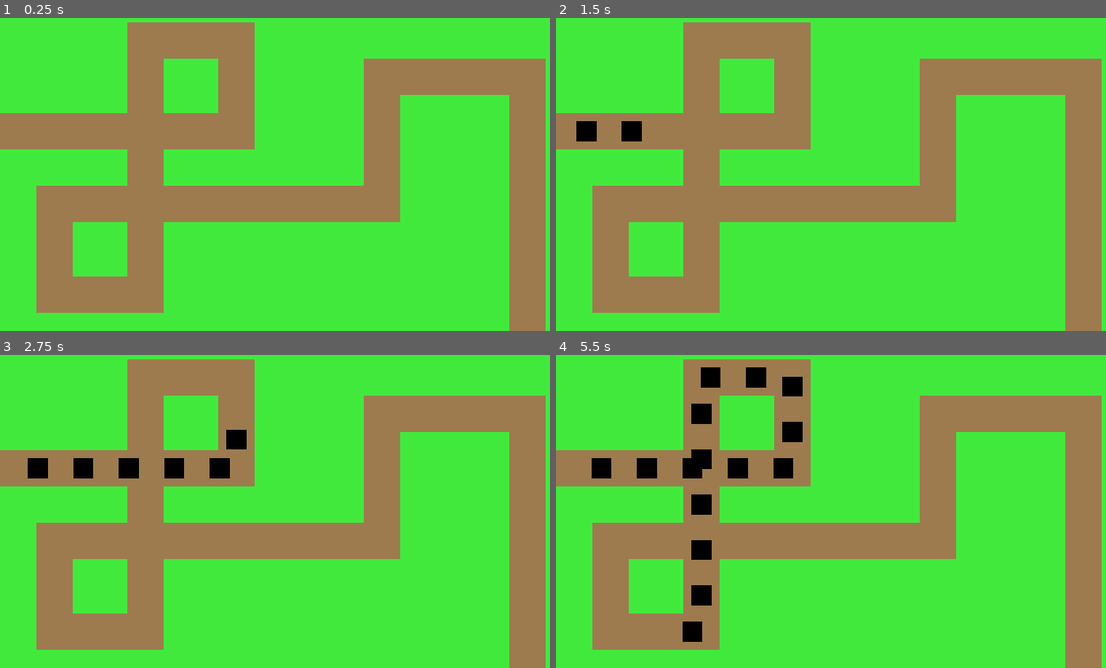
Above: before the commit, frames 1-4 (two rows, left to right).
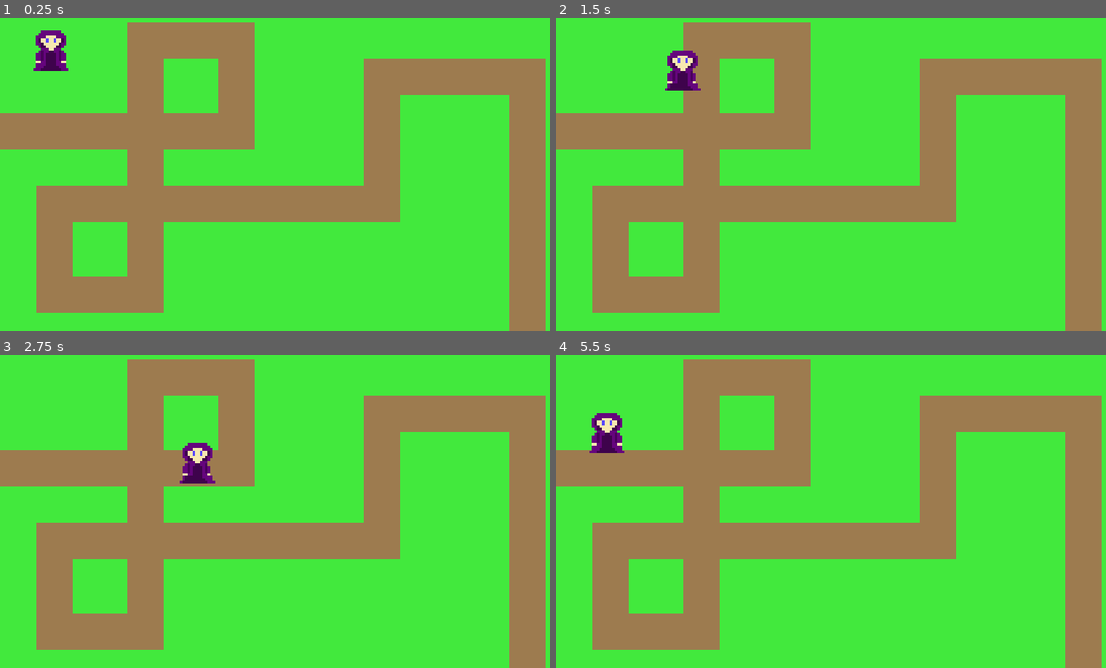
Above: after the commit, the same moments.

Repository: guilhermepereira2917/2dtd
Game: Godot game, scene res://main.tscn
Two runs of this game, one before a commit and one after it. Both use one fixed random seed, a clock stepped at 60 frames per second and the inputs below.
Inputs:
- Up to frame 1 (0.25 s): no input
- Up to frame 2 (1.5 s): tap Enter at 0.5 s; hold D (move_right, bound only after the commit) 0.53-1.28 s; hold S (move_down, bound only after the commit) from 1.28 s (still down)
- Up to frame 3 (2.75 s): release S (move_down, bound only after the commit) at 2.03 s; hold D (move_right, bound only after the commit) from 2.03 s (still down)
- Up to frame 4 (5.5 s): release D (move_right, bound only after the commit) at 2.78 s; hold W (move_up, bound only after the commit) 2.78-3.53 s; hold A (move_left, bound only after the commit) 3.53-5.03 s; hold S (move_down, bound only after the commit) from 5.03 s (still down)

The runs differ from the first frame. In frame 1, 0.7% of the frame differs, in the area x 6-13%, y 3-17%; in frame 2, 1.1%; in frame 3, 2.0%; in frame 4, 4.1%, in the area x 6-45%, y 3-92%.

Commit message:
:sparkles: added player

Diff:
--- a/level.tscn
+++ b/level.tscn
@@ -2,8 +2,8 @@
 
 [ext_resource type="Texture2D" uid="uid://cwponenghr6st" path="res://art/maps/map1.png" id="1_rploh"]
 [ext_resource type="Script" path="res://level.gd" id="1_xnf1o"]
-[ext_resource type="PackedScene" uid="uid://bmw8wa3omkqkp" path="res://scenes/enemy.tscn" id="2_db6oi"]
-[ext_resource type="PackedScene" uid="uid://cd1kongjd0sph" path="res://scenes/enemy_spawner.tscn" id="3_ektpu"]
+[ext_resource type="PackedScene" path="res://scenes/enemy_spawner.tscn" id="2_db6oi"]
+[ext_resource type="PackedScene" path="res://scenes/enemy_spawner.tscn" id="3_ektpu"]
 
 [sub_resource type="Curve2D" id="Curve2D_ctjji"]
 _data = {
--- a/main.tscn
+++ b/main.tscn
@@ -1,7 +1,11 @@
-[gd_scene load_steps=2 format=3 uid="uid://bl5qj2wpkpox0"]
+[gd_scene load_steps=3 format=3 uid="uid://bl5qj2wpkpox0"]
 
 [ext_resource type="PackedScene" uid="uid://gysi5yu801qs" path="res://level.tscn" id="1_yviu7"]
+[ext_resource type="PackedScene" uid="uid://yop6rl6m3moe" path="res://scenes/player.tscn" id="2_vjd4y"]
 
 [node name="Main" type="Node"]
 
 [node name="Level" parent="." instance=ExtResource("1_yviu7")]
+
+[node name="Player" parent="." instance=ExtResource("2_vjd4y")]
+position = Vector2(101, 92)
--- a/project.godot
+++ b/project.godot
@@ -18,3 +18,26 @@
 [display]
 
 window/stretch/mode="canvas_items"
+
+[input]
+
+move_up={
+"deadzone": 0.5,
+"events": [Object(InputEventKey,"resource_local_to_scene":false,"resource_name":"","device":-1,"window_id":0,"alt_pressed":false,"shift_pressed":false,"ctrl_pressed":false,"meta_pressed":false,"pressed":false,"keycode":0,"physical_keycode":87,"key_label":0,"unicode":119,"echo":false,"script":null)
+]
+}
+move_right={
+"deadzone": 0.5,
+"events": [Object(InputEventKey,"resource_local_to_scene":false,"resource_name":"","device":-1,"window_id":0,"alt_pressed":false,"shift_pressed":false,"ctrl_pressed":false,"meta_pressed":false,"pressed":false,"keycode":0,"physical_keycode":68,"key_label":0,"unicode":100,"echo":false,"script":null)
+]
+}
+move_down={
+"deadzone": 0.5,
+"events": [Object(InputEventKey,"resource_local_to_scene":false,"resource_name":"","device":-1,"window_id":0,"alt_pressed":false,"shift_pressed":false,"ctrl_pressed":false,"meta_pressed":false,"pressed":false,"keycode":0,"physical_keycode":83,"key_label":0,"unicode":115,"echo":false,"script":null)
+]
+}
+move_left={
+"deadzone": 0.5,
+"events": [Object(InputEventKey,"resource_local_to_scene":false,"resource_name":"","device":-1,"window_id":0,"alt_pressed":false,"shift_pressed":false,"ctrl_pressed":false,"meta_pressed":false,"pressed":false,"keycode":0,"physical_keycode":65,"key_label":0,"unicode":97,"echo":false,"script":null)
+]
+}
--- /dev/null
+++ b/scenes/player.gd
@@ -0,0 +1,23 @@
+extends Node2D
+
+func _ready() -> void:
+	pass
+
+func _process(delta: float) -> void:
+	var direction = Vector2.ZERO
+
+	if Input.is_action_pressed("move_down"):
+		direction.y += 1
+	if Input.is_action_pressed("move_right"):
+		direction.x += 1
+	if Input.is_action_pressed("move_up"):
+		direction.y -= 1
+	if Input.is_action_pressed("move_left"):
+		direction.x -= 1
+
+	if direction == Vector2.ZERO:
+		$AnimatedPlayerSprite.pause()
+	else:
+		$AnimatedPlayerSprite.play()
+
+	position += direction.normalized() * delta * 200
--- /dev/null
+++ b/scenes/player.tscn
@@ -0,0 +1,31 @@
+[gd_scene load_steps=6 format=3 uid="uid://yop6rl6m3moe"]
+
+[ext_resource type="Script" path="res://scenes/player.gd" id="1_1k3x8"]
+[ext_resource type="Texture2D" uid="uid://c0m3dspcfy1i" path="res://art/sprites/player/player_sprite_2.png" id="2_ksfrp"]
+[ext_resource type="Texture2D" uid="uid://ihvb3kqx27h5" path="res://art/sprites/player/player_sprite_1.png" id="3_i3a8f"]
+[ext_resource type="Texture2D" uid="uid://by1nf3npkic6l" path="res://art/sprites/player/player_sprite_3.png" id="4_vtmon"]
+
+[sub_resource type="SpriteFrames" id="SpriteFrames_5salt"]
+animations = [{
+"frames": [{
+"duration": 1.0,
+"texture": ExtResource("2_ksfrp")
+}, {
+"duration": 1.0,
+"texture": ExtResource("3_i3a8f")
+}, {
+"duration": 1.0,
+"texture": ExtResource("4_vtmon")
+}],
+"loop": true,
+"name": &"default",
+"speed": 5.0
+}]
+
+[node name="Player" type="Node2D"]
+script = ExtResource("1_1k3x8")
+
+[node name="AnimatedPlayerSprite" type="AnimatedSprite2D" parent="."]
+texture_filter = 1
+scale = Vector2(5, 5)
+sprite_frames = SubResource("SpriteFrames_5salt")
Binary file added: art/sprites/player/player_sprite_1.png
Not shown, added: art/sprites/player/player_sprite_1.png.import
Binary file added: art/sprites/player/player_sprite_2.png
Not shown, added: art/sprites/player/player_sprite_2.png.import
Binary file added: art/sprites/player/player_sprite_3.png
Not shown, added: art/sprites/player/player_sprite_3.png.import
